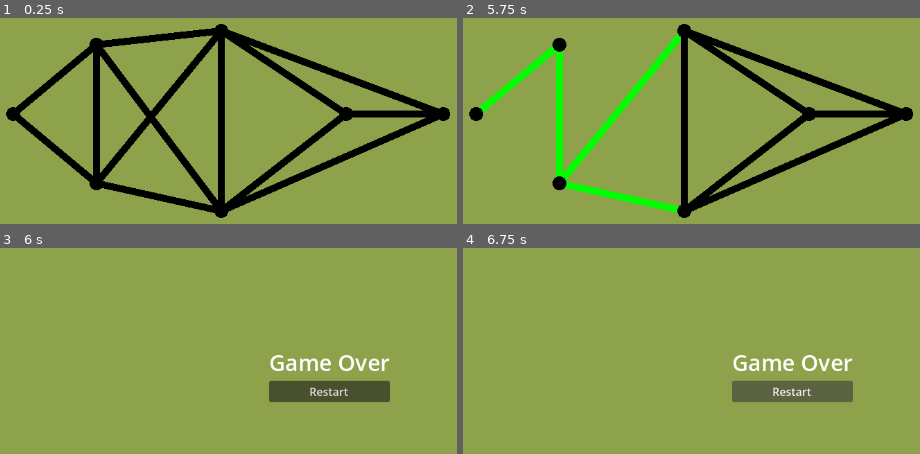
Above: before the commit, frames 1-4 (two rows, left to right).
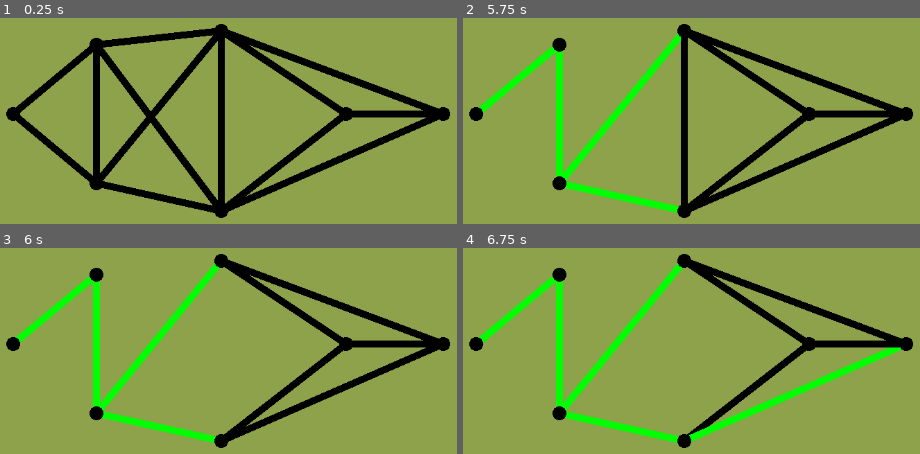
Above: after the commit, the same moments.

Repository: harv-sudo/Shannon-Switching-Game
Game: Godot game, scene res://shannonBoard.tscn
The game is run twice, just before and just after one commit, with the same random seed, the same clock (stepped at 60 frames per second) and the same inputs.
Inputs (mouse positions are in pixels of both pictures, inside the frame that each line leads up to):
- Up to frame 1 (0.25 s): no input
- Up to frame 2 (5.75 s): tap Enter at 0.5, 2, 3.5 s; move the mouse to (517, 79) at 0.52 s; click (517, 79) at 0.67 s; tap Space at 1.25, 2.75, 4.25 s; move the mouse to (517, 147) at 1.27 s; click (517, 147) at 1.42 s; move the mouse to (558, 114) at 2.02 s; click (558, 114) at 2.17 s; move the mouse to (622, 38) at 2.77 s; click (622, 38) at 2.92 s; move the mouse to (622, 197) at 3.52 s; click (622, 197) at 3.67 s; move the mouse to (622, 127) at 4.27 s; click (622, 127) at 4.42 s; move the mouse to (622, 106) at 5.02 s; click (622, 106) at 5.17 s
- Up to frame 3 (6 s): move the mouse to (219, 351) at 5.77 s; click (219, 351) at 5.92 s
- Up to frame 4 (6.75 s): click (792, 392) at 6.5 s, where only the run before the commit has a clickable "Restart"

Frames 1-2 are identical in both runs. In frame 3, 14% of the frame differs, in the area x 1-99%, y 2-98%; in frame 4, 14%.

Commit message:
WinConditions working

Diff:
--- a/scripts/edges.gd
+++ b/scripts/edges.gd
@@ -90,7 +90,6 @@
 				print("\n\nPlayer 1s turn")
 				# Enables the re-colouring of the edge
 				is_captured = true
-				GlobalVariables.currentPlayer = GlobalVariables.Player.P2
 				# Tells the engine to redraw the canvas item
 				queue_redraw()
 
@@ -98,24 +97,22 @@
 			1:
 				print("\n\nPlayer 2s turn")
 				#Removes the edge from the edges global array
-				GlobalVariables.currentPlayer = GlobalVariables.Player.P1
 				# Removes the edge from the scene
 				queue_free()
 
 		# The section below is used to remove the clickable area for an edge
 		# when selected
+
+		if GlobalVariables.currentPlayer == 1:
+			GlobalVariables.edges.erase(edgeReference)
+		else:
+			GlobalVariables.short_edges[edgeReference] = GlobalVariables.edges[edgeReference]
+			print(GlobalVariables.short_edges[edgeReference])
+
 		var gameState = WinConditions.new()
 		var currentState = gameState.is_game_over(GlobalVariables.start_node, GlobalVariables.end_node, GlobalVariables.points, GlobalVariables.edges)
 
-		if GlobalVariables.currentPlayer == 1:
-			GlobalVariables.edges.erase(edgeReference)
-		#else:
-			#GlobalVariables.short_edges[edgeReference] = GlobalVariables.edges[edgeReference]
-		#GlobalVariables.edgesRemaining = GlobalVariables.edgesRemaining - 1
+		GlobalVariables.currentPlayer ^= 1
 		area.input_pickable = false
 		is_hovered = false
 		Input.set_default_cursor_shape(Input.CURSOR_ARROW)
-
-
-		if !currentState:
-			GlobalVariables.game_over()
--- a/scripts/globalVariables.gd
+++ b/scripts/globalVariables.gd
@@ -36,8 +36,8 @@
 	12: {"start": 5, "end": 6}
 }
 
-var start_node = 0
-var end_node = 6
+var start_node: int = 0
+var end_node: int = 6
 
 var short_edges = {}
 
--- a/scripts/winConditions.gd
+++ b/scripts/winConditions.gd
@@ -27,13 +27,14 @@
 
 	# Change to a set?
 	visited[current_node] = true
-	print("\\n")
-	print("current node: ", current_node)
-	print(adjacency)
-	print("visited:, ", visited)
+
+	#print("\n\n")
+	#print("current node: ", current_node)
+	#print(adjacency)
+	#print("visited:, ", visited)
 
 	for neighbour in adjacency.get(current_node, []):
-		print("neighbour: ", neighbour)
+		#print("neighbour: ", neighbour)
 		if not visited.has(neighbour):
 			if _dfs(neighbour, target_node, adjacency, visited):
 				return true
@@ -54,8 +55,13 @@
 
 	if path_exists(start_node, target_node, adjacency):
 		#Player 1s dictionary of moves
+		var shortAdjacency = build_adjacency(points, GlobalVariables.short_edges)
 
-		if path_exists(start_node, target_node, GlobalVariables.short_edges):
+		for adj in shortAdjacency:
+			print(adj,": ", shortAdjacency[adj])
+
+		print(path_exists(start_node, target_node, shortAdjacency))
+		if path_exists(start_node, target_node, shortAdjacency):
 			print("Player 1 wins");
 		return true
 	else:
